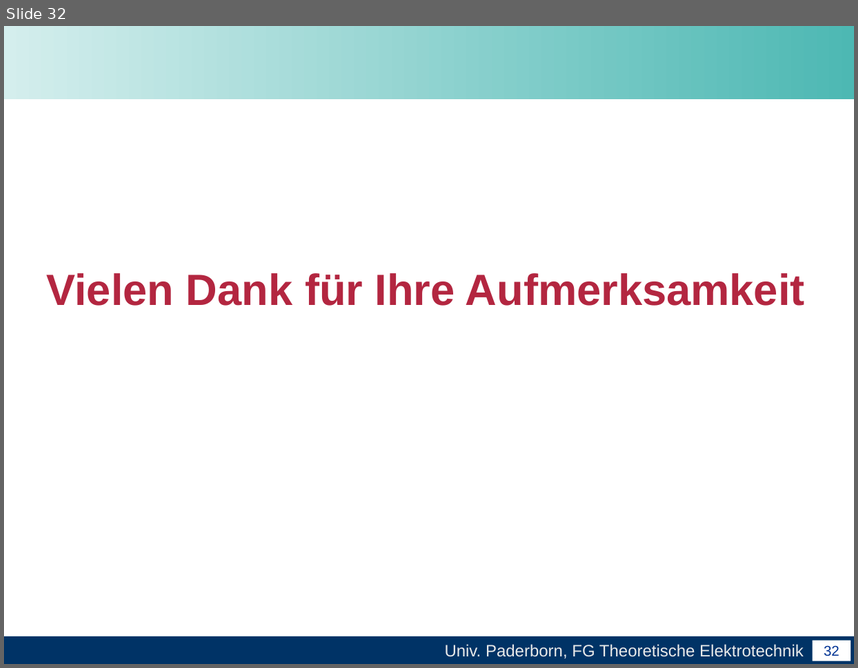
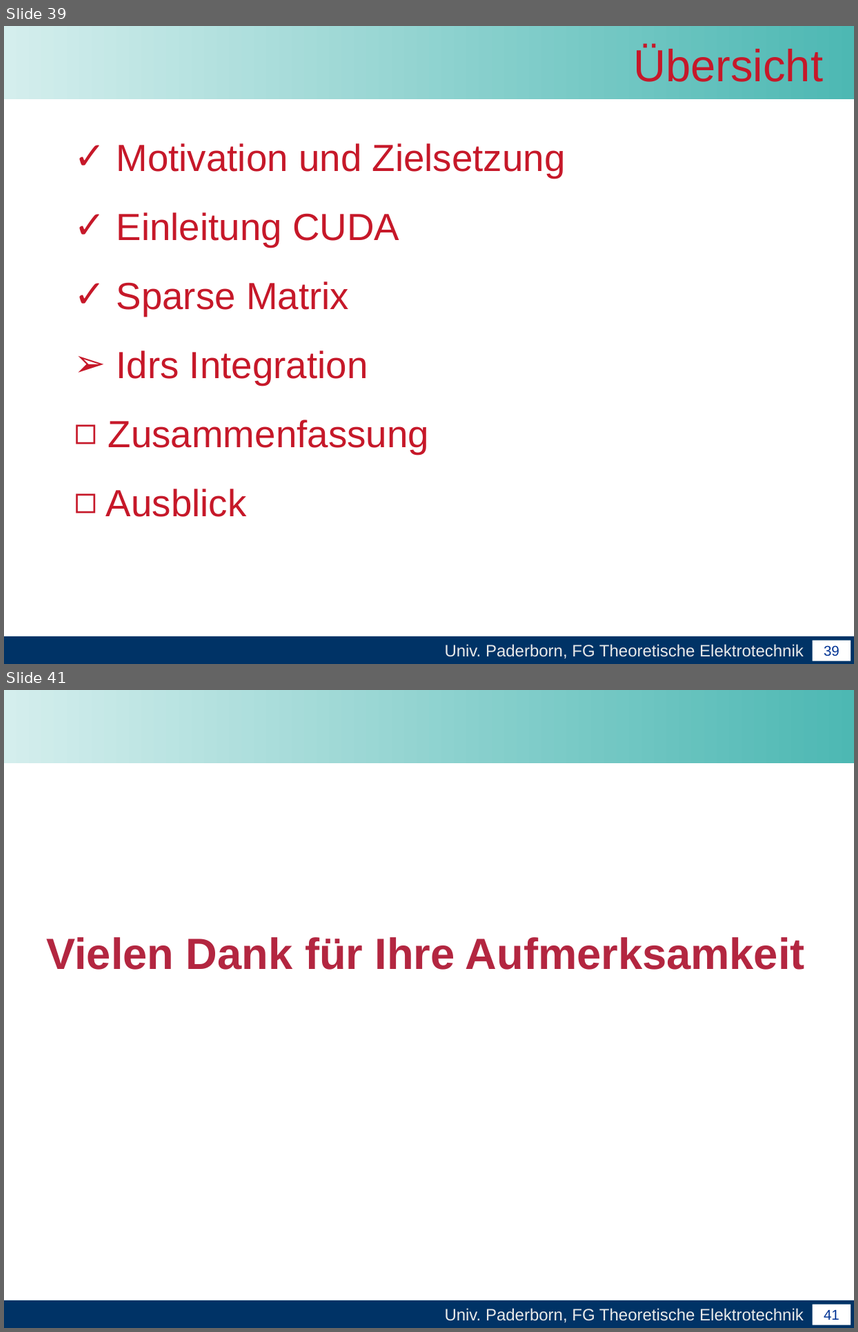
Before and after one commit to unconditional/projektarbeitcuda, a slide deck: Abschlussvortrag/Abschlussvortrag der Projektarbeit CUDA.ppt. Shown one above the other, each under a label of ours: slide 32 before the commit, slides 39 and 41 after it; the slides between them are not shown. The pictures are 858x668 and 858x1332 pixels, drawn with LibreOffice and Linux fonts; fonts in the diff are those of the drawing; background and template pictures are left out. Boxes give left, top, right and bottom in pixels: in the first picture for what was removed or moved away, otherwise in the second. Text is boxed around its words. In the diff, an @@ line names an element or a change of style, - is before the commit and + after.

```diff
--- a/Abschlussvortrag/Abschlussvortrag der Projektarbeit CUDA.ppt
+++ b/Abschlussvortrag/Abschlussvortrag der Projektarbeit CUDA.ppt
@@ slide 39 added at box(4, 26, 854, 664), background #FFFFFF; not listed: 4 template elements that a slide beside it also shows @@
@@ title added at box(633, 45, 823, 82), 38 pt, text #C61829 @@
+Übersicht
@@ text added at box(106, 143, 566, 517), 32 pt, text #C61829 @@
+✓ Motivation und Zielsetzung
+✓ Einleitung CUDA
+✓ Sparse Matrix
+➢ Idrs Integration
+◻ Zusammenfassung
+◻ Ausblick
@@ what was slide 32 is now slide 41 @@
@@ page number at box(824, 1310, 840, 1319): text changed @@
-32
+41
```
Also in this commit, not shown: 5 slides changed, 10 other slides added, 2 slides removed.
